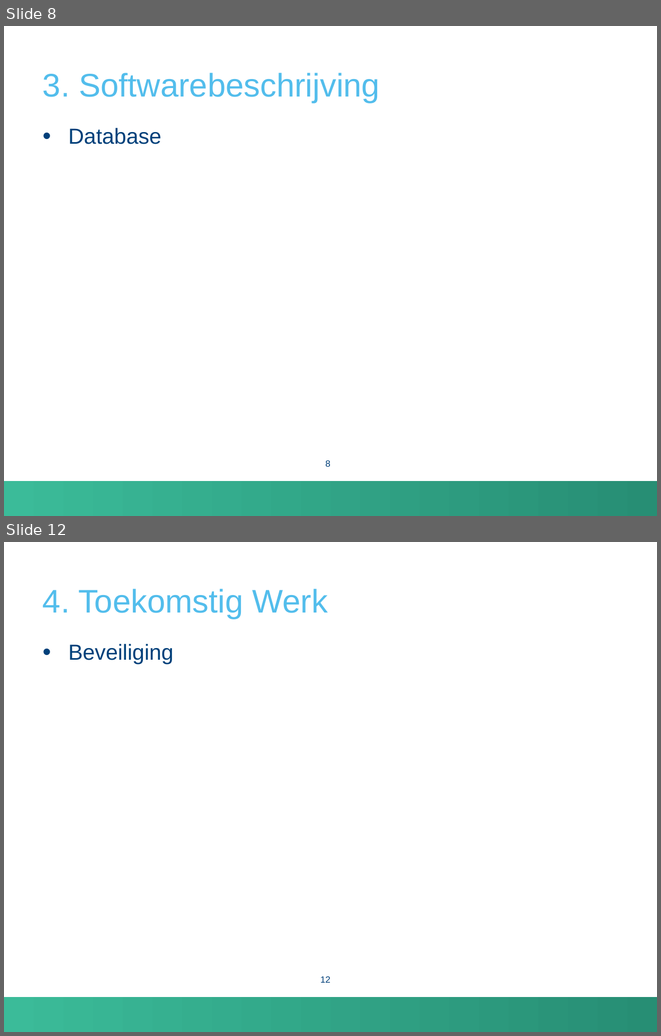
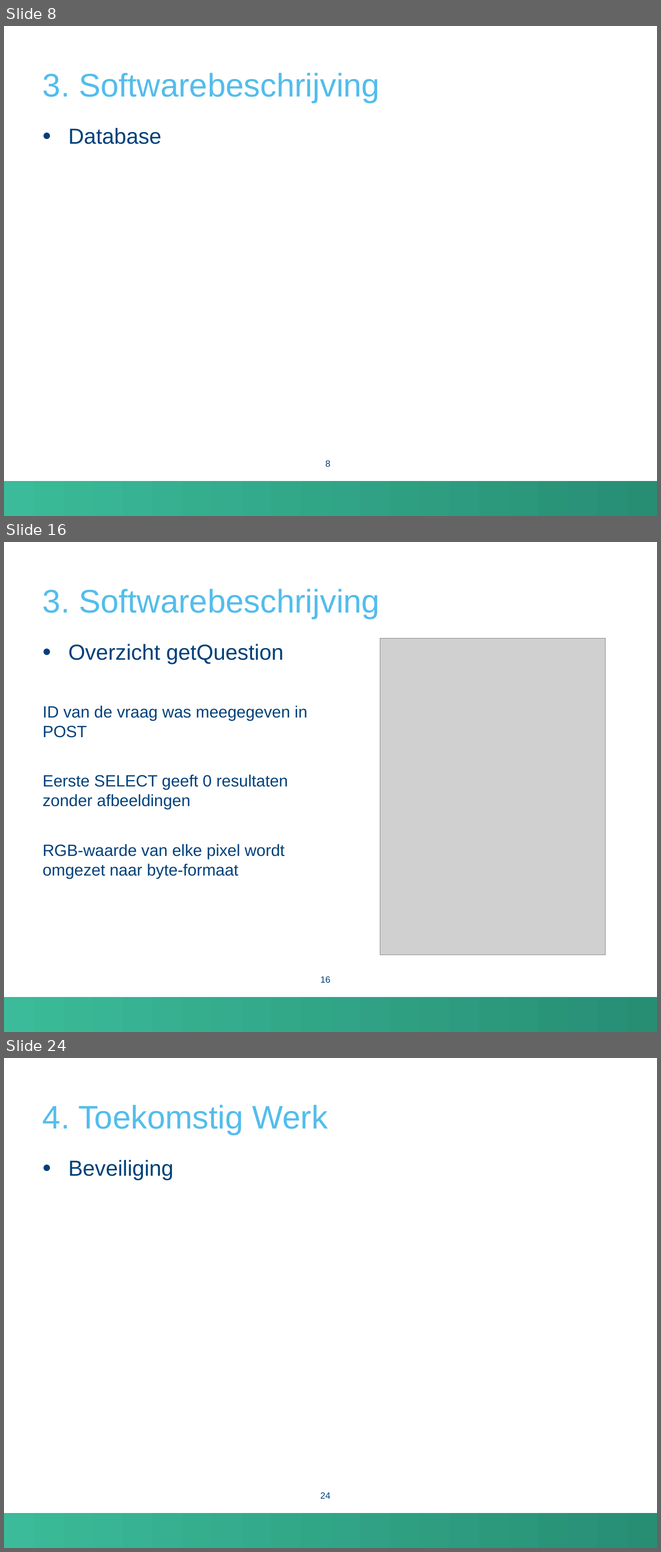
Before and after one commit to FrancisHoste00/AcaBachProject2, a slide deck: Presentatie.pptx. Shown one above the other, each under a label of ours: slides 8 and 12 before the commit, slides 8, 16 and 24 after it; the slides between them are not shown. The pictures are 661x1036 and 661x1552 pixels, drawn with LibreOffice and Linux fonts; fonts in the diff are those of the drawing; grey boxes stand for pictures; background and template pictures are left out. Boxes give left, top, right and bottom in pixels: in the first picture for what was removed or moved away, otherwise in the second. Text is boxed around its words. In the diff, an @@ line names an element or a change of style, - is before the commit and + after.

```diff
--- a/Presentatie.pptx
+++ b/Presentatie.pptx
@@ slide 16 added at (x1=4, y1=542, x2=657, y2=1032), background #FFFFFF; not listed: 1 template element that a slide beside it also shows @@
@@ title added at (x1=43, y1=589, x2=380, y2=618), 36 pt, text #52BDEC @@
+3. Softwarebeschrijving
@@ text added at (x1=43, y1=644, x2=307, y2=879), 18 pt, text #00407A @@
+• Overzicht getQuestion
+ID van de vraag was meegegeven in POST
+Eerste SELECT geeft 0 resultaten zonder afbeeldingen
+RGB-waarde van elke pixel wordt omgezet naar byte-formaat
@@ picture added at (x1=380, y1=638, x2=606, y2=955) @@
@@ page number added at (x1=320, y1=976, x2=330, y2=982), 10 pt, text #00407A @@
+16
@@ what was slide 12 is now slide 24 @@
@@ page number at (x1=320, y1=1492, x2=330, y2=1498): text changed @@
-12
+24
```
Also in this commit, not shown: 5 slides changed, 11 other slides added.
